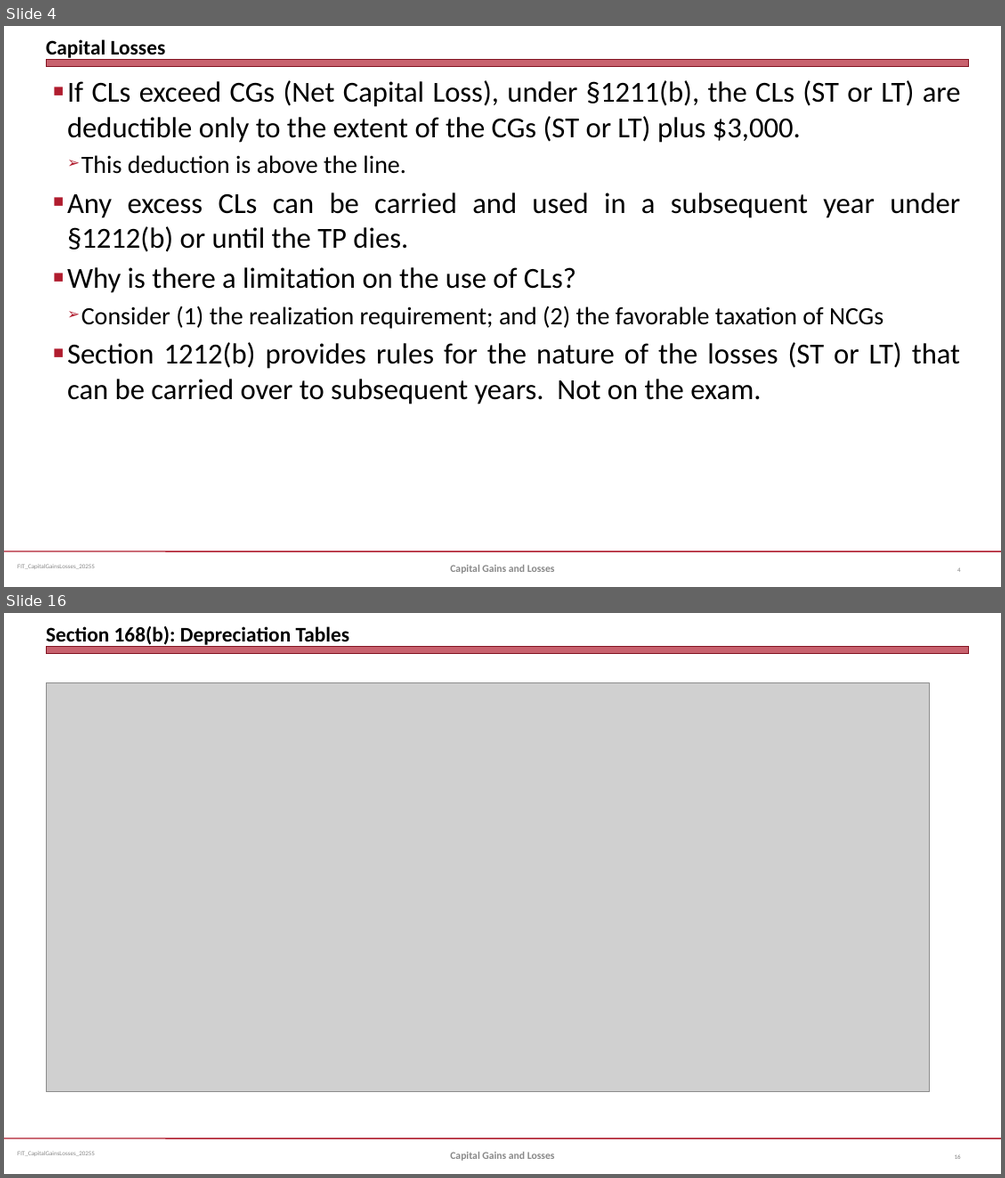
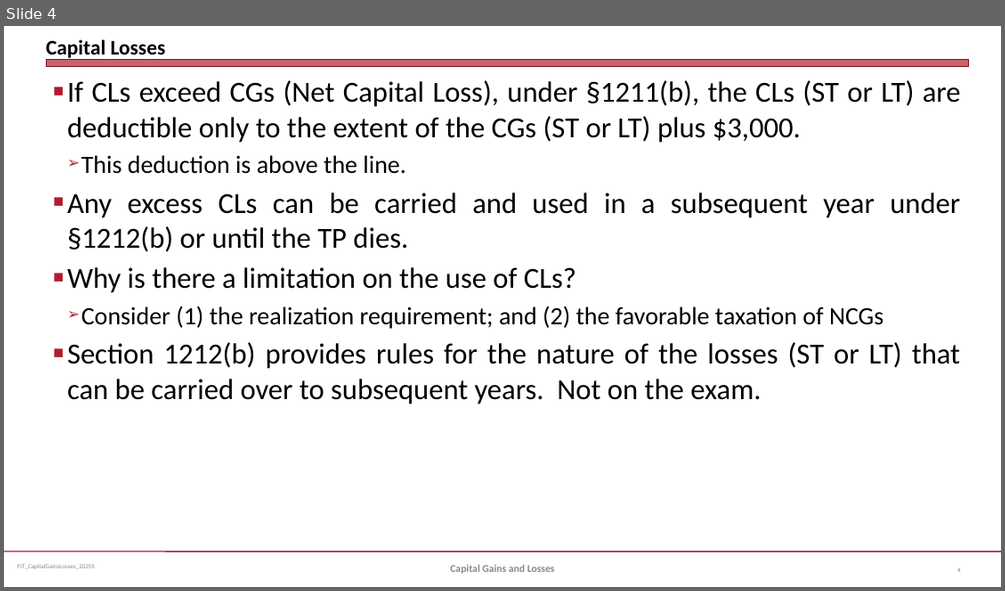
Before and after one commit to jmc877/Fed-Income-Tax, a slide deck: slides/FIT_CapitalGainsLosses_2025S.pptx. Shown one above the other, each under a label of ours: slides 4 and 16 before the commit, slide 4 after it; the slides between them are not shown. The pictures are 1005x1178 and 1005x591 pixels, drawn with LibreOffice and Linux fonts; fonts in the diff are those of the drawing; grey boxes stand for pictures. Boxes give left, top, right and bottom in pixels: in the first picture for what was removed or moved away, otherwise in the second. Text is boxed around its words. In the diff, an @@ line names an element or a change of style, - is before the commit and + after.

```diff
--- a/slides/FIT_CapitalGainsLosses_2025S.pptx
+++ b/slides/FIT_CapitalGainsLosses_2025S.pptx
@@ slide 16 removed at (4,613,1001,1174), background #FFFFFF; not listed: 3 template elements that a slide beside it also shows @@
@@ title removed at (46,626,350,647) @@
-Section 168(b): Depreciation Tables
@@ picture removed at (46,683,929,1092) @@
@@ text removed at (450,1151,555,1160) @@
-Capital Gains and Losses
@@ page number removed at (955,1154,961,1159) @@
-16
```
Also in this commit, not shown: 4 slides changed, 4 slides added, 14 other slides removed.
